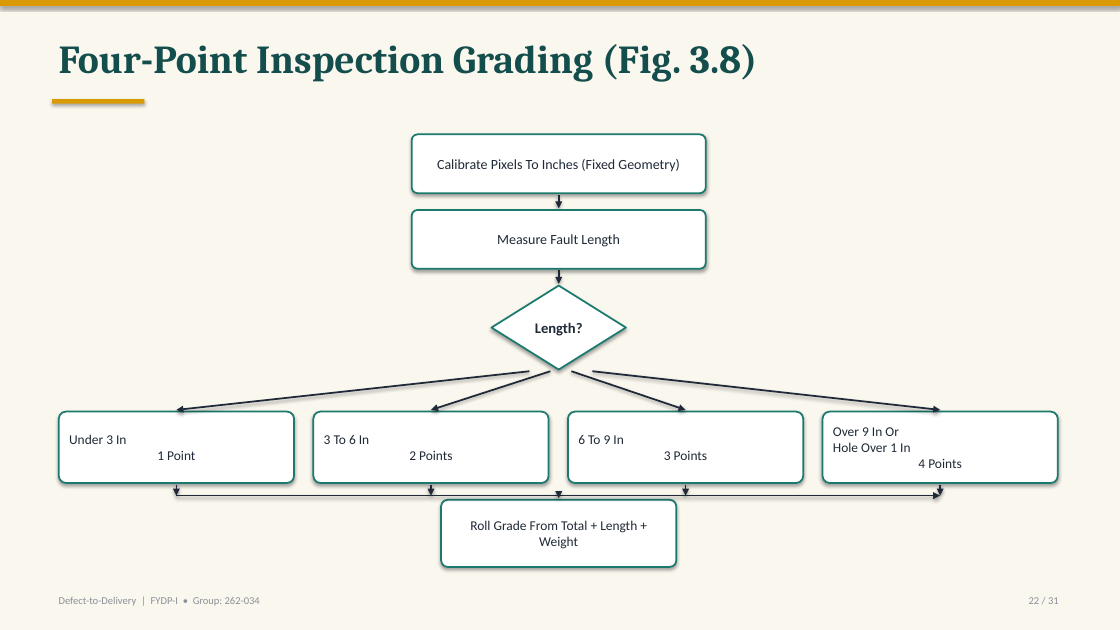
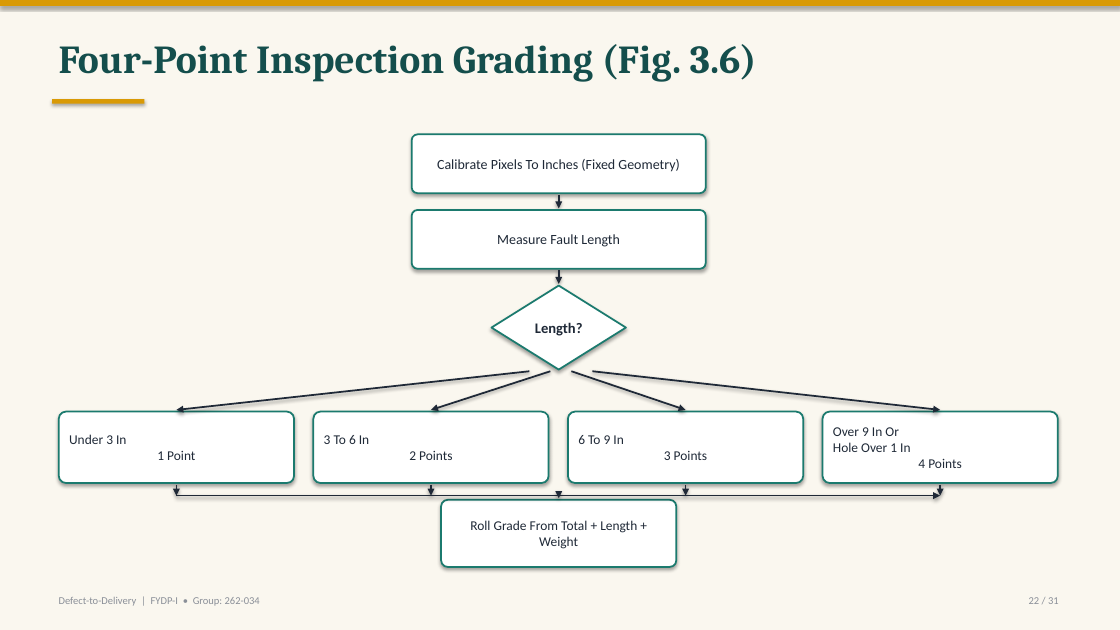
Before and after one commit to labib-ux/FYDP, a slide deck: slide 22 of slides/FYDP-I_Defect-to-Delivery.pptx. Drawn at 1120x630 pixels with LibreOffice and Linux fonts; fonts in the diff are those of the drawing. Boxes give left, top, right and bottom in pixels: in the first picture for what was removed or moved away, otherwise in the second. Text is boxed around its words. In the diff, an @@ line names an element or a change of style, - is before the commit and + after.

```diff
--- a/slides/FYDP-I_Defect-to-Delivery.pptx
+++ b/slides/FYDP-I_Defect-to-Delivery.pptx
@@ text at (x1=59, y1=44, x2=757, y2=82): text changed @@
-Four-Point Inspection Grading (Fig. 3.8)
+Four-Point Inspection Grading (Fig. 3.6)
```
Also in this commit, not shown: 8 other slides changed.
